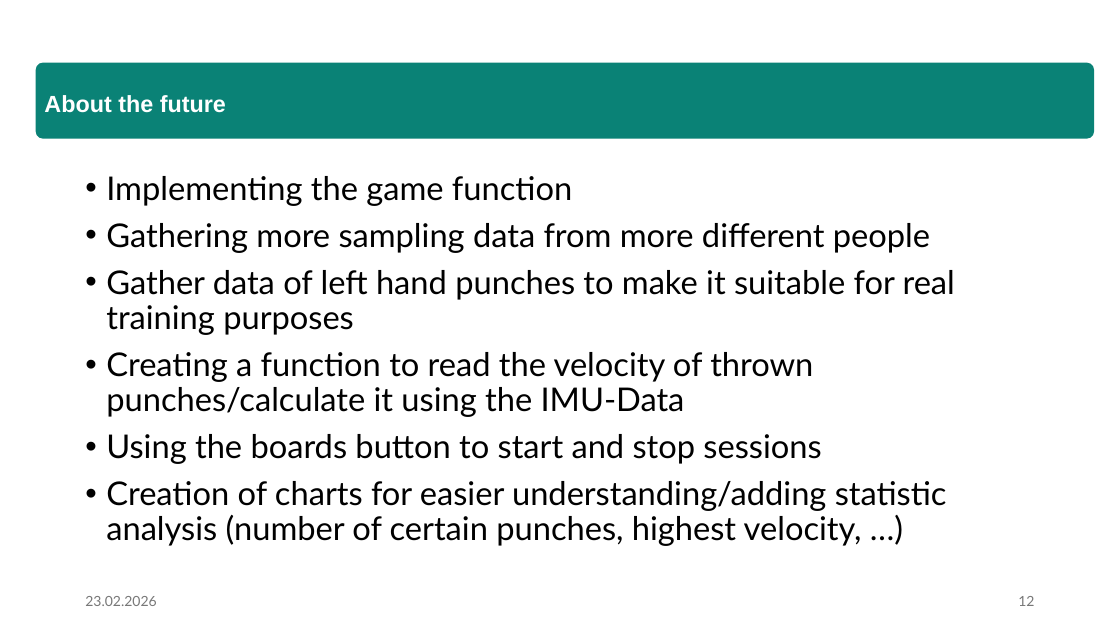
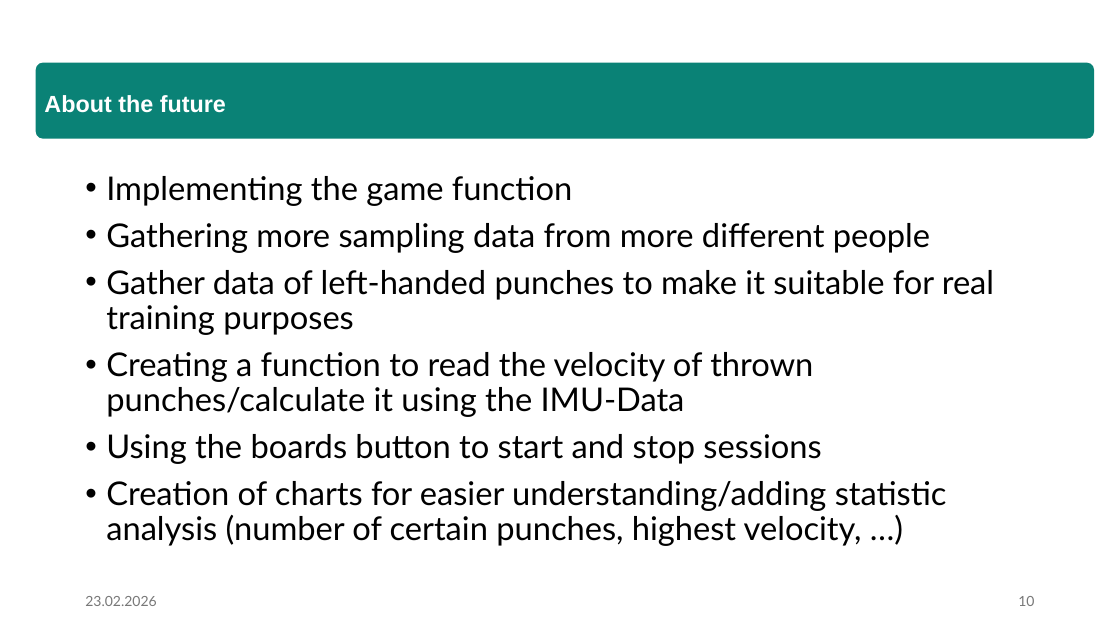
Before and after one commit to e12413440/micropython-hands-on-course, a slide deck: slide 10 of report/Präsentation.pptx (slide 12 before the commit). Drawn at 1120x630 pixels with LibreOffice and Linux fonts; fonts in the diff are those of the drawing. Boxes give left, top, right and bottom in pixels: in the first picture for what was removed or moved away, otherwise in the second. Text is boxed around its words. In the diff, an @@ line names an element or a change of style, - is before the commit and + after.

```diff
--- a/report/Präsentation.pptx
+++ b/report/Präsentation.pptx
@@ text at bbox=[106, 270, 994, 335]: text changed @@
-• Gather data of left hand punches to make it suitable for real training purposes
+• Gather data of left-handed punches to make it suitable for real training purposes
@@ page number at bbox=[1018, 596, 1034, 606]: text changed @@
-12
+10
```
Also in this commit, not shown: 1 other slide changed, 2 slides removed, 1 other file.
